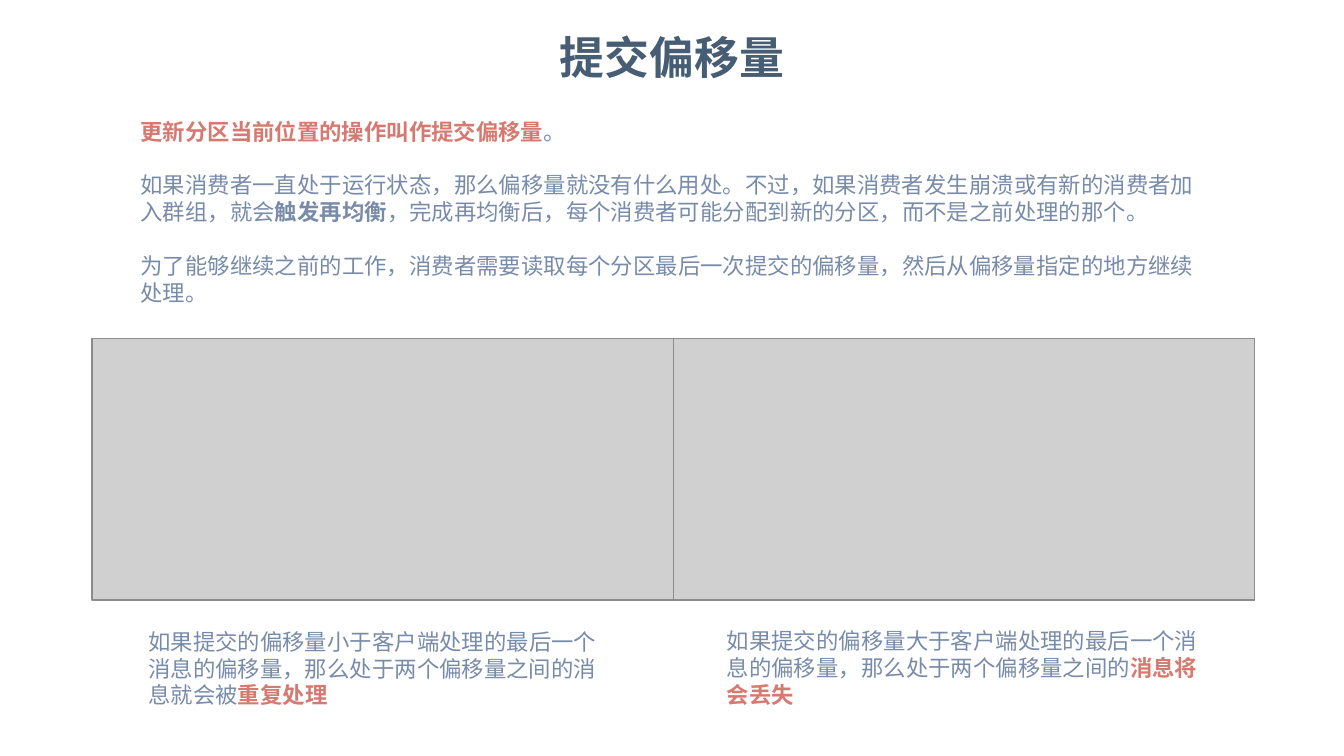
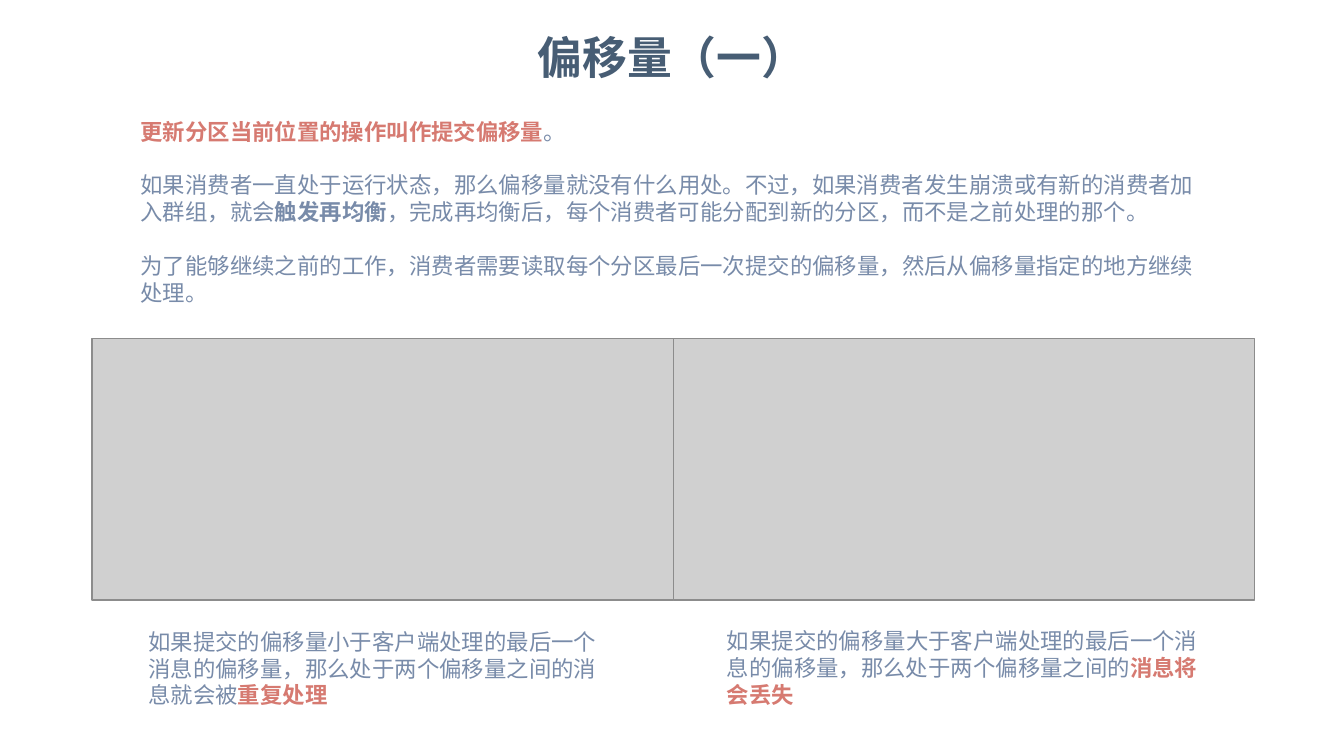
Before and after one commit to dunwu/bigdata-tutorial, a slide deck: slide 14 of assets/kafka/kafka.pptx (slide 11 before the commit). Drawn at 1344x756 pixels with LibreOffice and Linux fonts; fonts in the diff are those of the drawing; grey boxes stand for pictures; background and template pictures are left out. Boxes give left, top, right and bottom in pixels: in the first picture for what was removed or moved away, otherwise in the second. Text is boxed around its words. In the diff, an @@ line names an element or a change of style, - is before the commit and + after.

```diff
--- a/assets/kafka/kafka.pptx
+++ b/assets/kafka/kafka.pptx
@@ text at (x1=538, y1=35, x2=807, y2=79): text changed @@
-提交偏移量
+偏移量（一）
```
Also in this commit, not shown: 7 other slides changed, 4 slides added, 2 slides removed, 7 other files.
